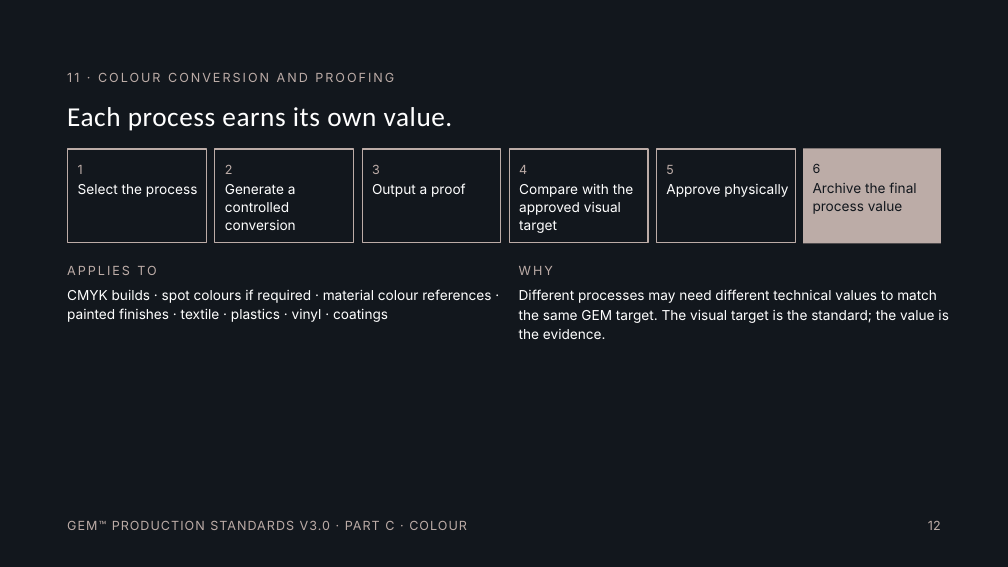
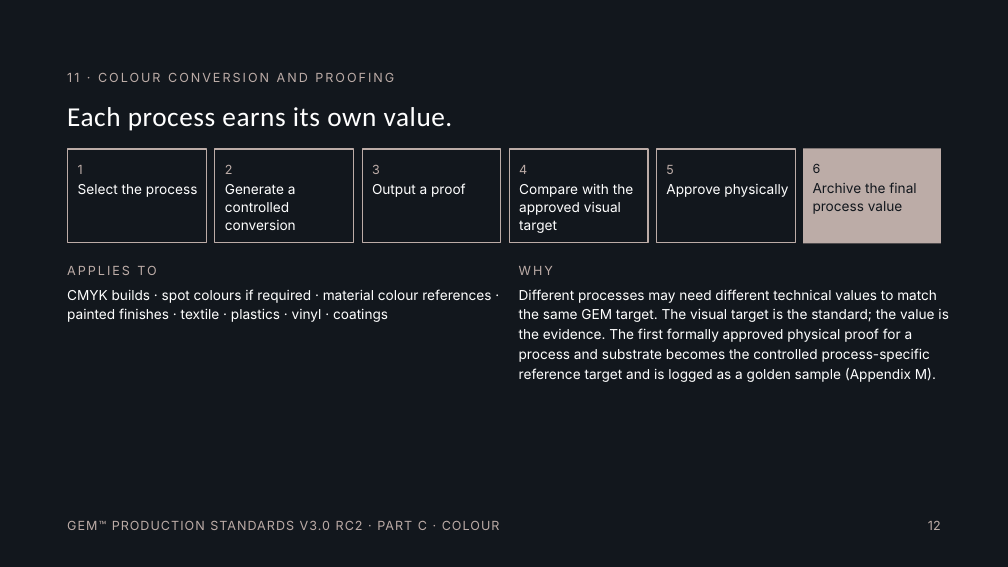
Before and after one commit to mashaelalh/GEM, a slide deck: slide 12 of GEM_V3_RC2/01_working/C-RC2.pptx. Drawn at 1008x567 pixels with LibreOffice and Linux fonts; fonts in the diff are those of the drawing. Boxes give left, top, right and bottom in pixels: in the first picture for what was removed or moved away, otherwise in the second. Text is boxed around its words. In the diff, an @@ line names an element or a change of style, - is before the commit and + after.

```diff
--- a/GEM_V3_RC2/01_working/C-RC2.pptx
+++ b/GEM_V3_RC2/01_working/C-RC2.pptx
@@ text at (x1=519, y1=289, x2=949, y2=382): text changed @@
-Different processes may need different technical values to match the same GEM target. The visual target is the standard; the value is the evidence.
+Different processes may need different technical values to match the same GEM target. The visual target is the standard; the value is the evidence. The first formally approved physical proof for a process and substrate becomes the controlled process-specific reference target and is logged as a golden sample (Appendix M).
@@ text at (x1=67, y1=521, x2=500, y2=530): text changed @@
-GEM™ PRODUCTION STANDARDS V3.0 · PART C · COLOUR
+GEM™ PRODUCTION STANDARDS V3.0 RC2 · PART C · COLOUR
```
Also in this commit, not shown: 70 other slides changed, 1 slide added, 1 other file.
